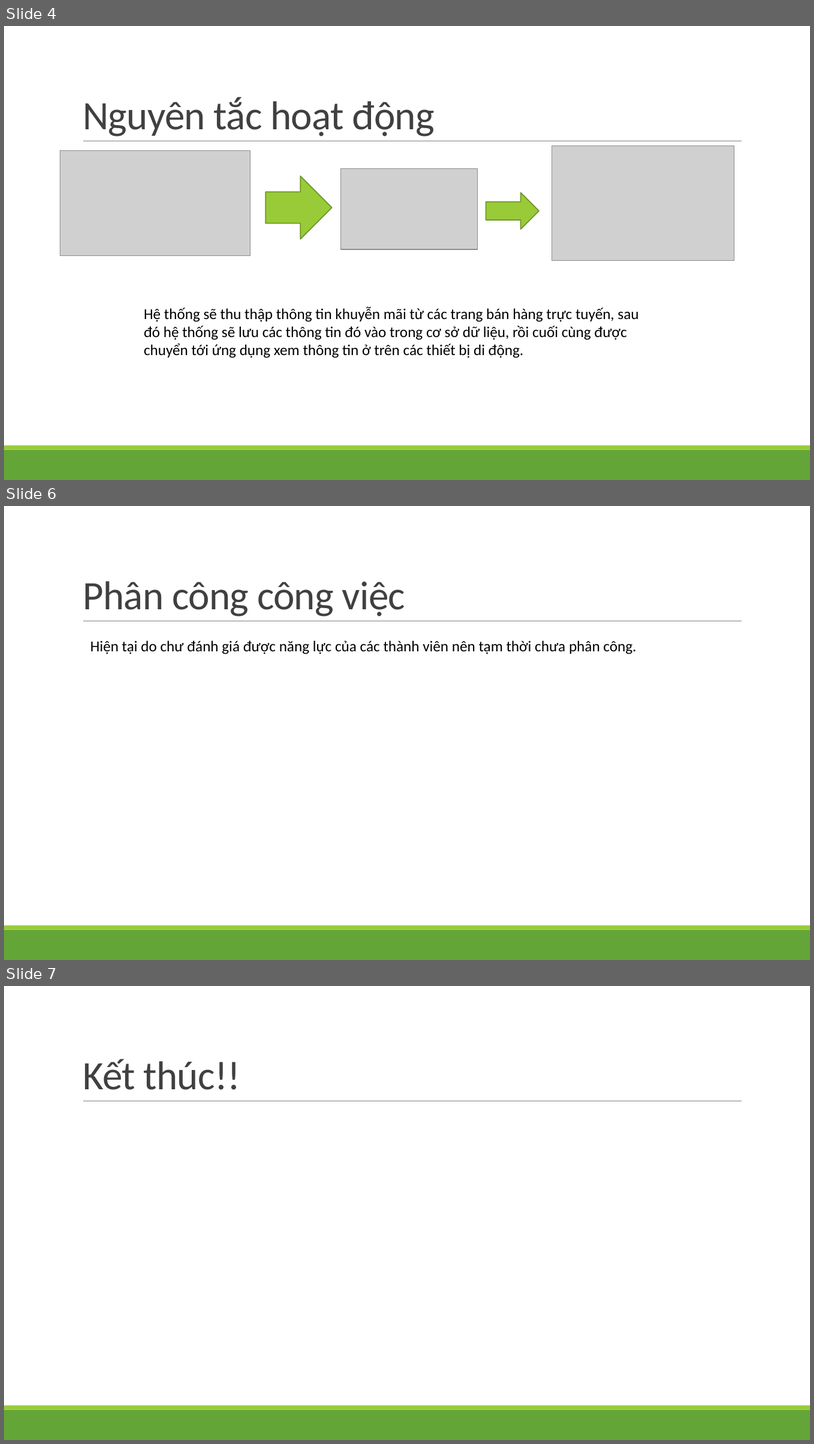
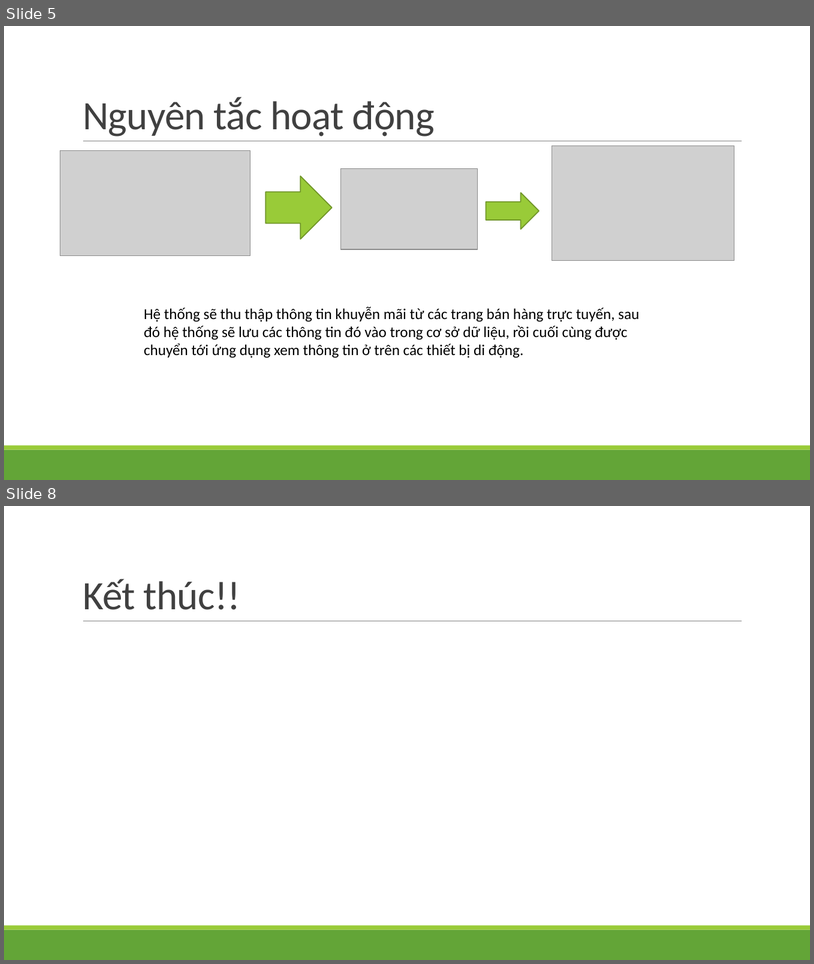
Before and after one commit to vuongductuanktmt/HKM, a slide deck: Slides/Báo cáo đồ án Java.pptx. Shown one above the other, each under a label of ours: slides 4, 6 and 7 before the commit, slides 5 and 8 after it; the slides between them are not shown. The pictures are 814x1444 and 814x964 pixels, drawn with LibreOffice and Linux fonts; fonts in the diff are those of the drawing; grey boxes stand for pictures. Boxes give left, top, right and bottom in pixels: in the first picture for what was removed or moved away, otherwise in the second. Text is boxed around its words. In the diff, an @@ line names an element or a change of style, - is before the commit and + after.

```diff
--- a/Slides/Báo cáo đồ án Java.pptx
+++ b/Slides/Báo cáo đồ án Java.pptx
@@ slide 6 removed at [4, 506, 810, 960], background #FFFFFF; not listed: 3 template elements that a slide beside it also shows @@
@@ title removed at [83, 581, 405, 616] @@
-Phân công công việc
@@ text removed at [90, 640, 636, 654] @@
-Hiện tại do chư đánh giá được năng lực của các thành viên nên tạm thời chưa phân công.
@@ what was slide 4 is now slide 5 @@
@@ what was slide 7 is now slide 8 @@
```
Also in this commit, not shown: 1 slide changed, 2 slides added, 4 other files.
